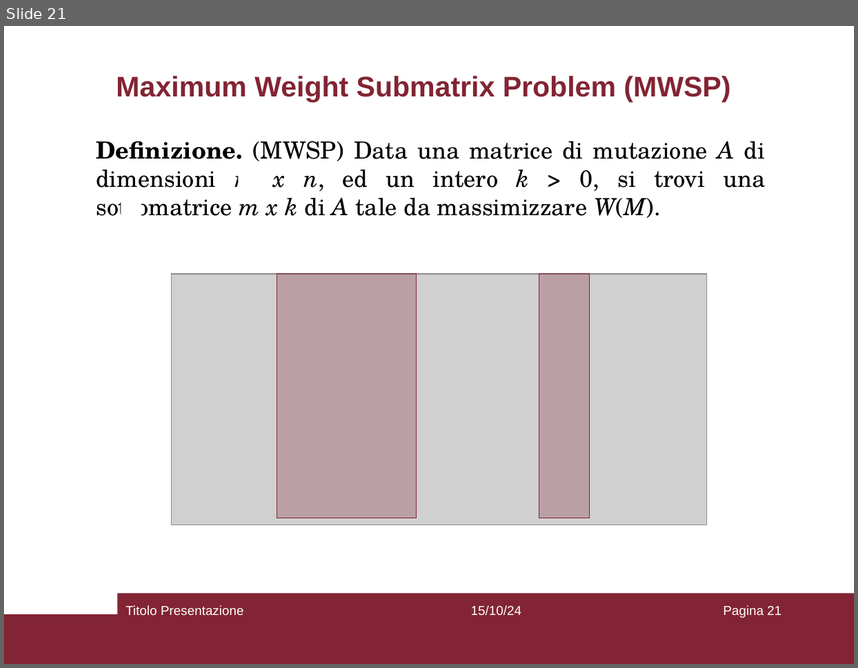
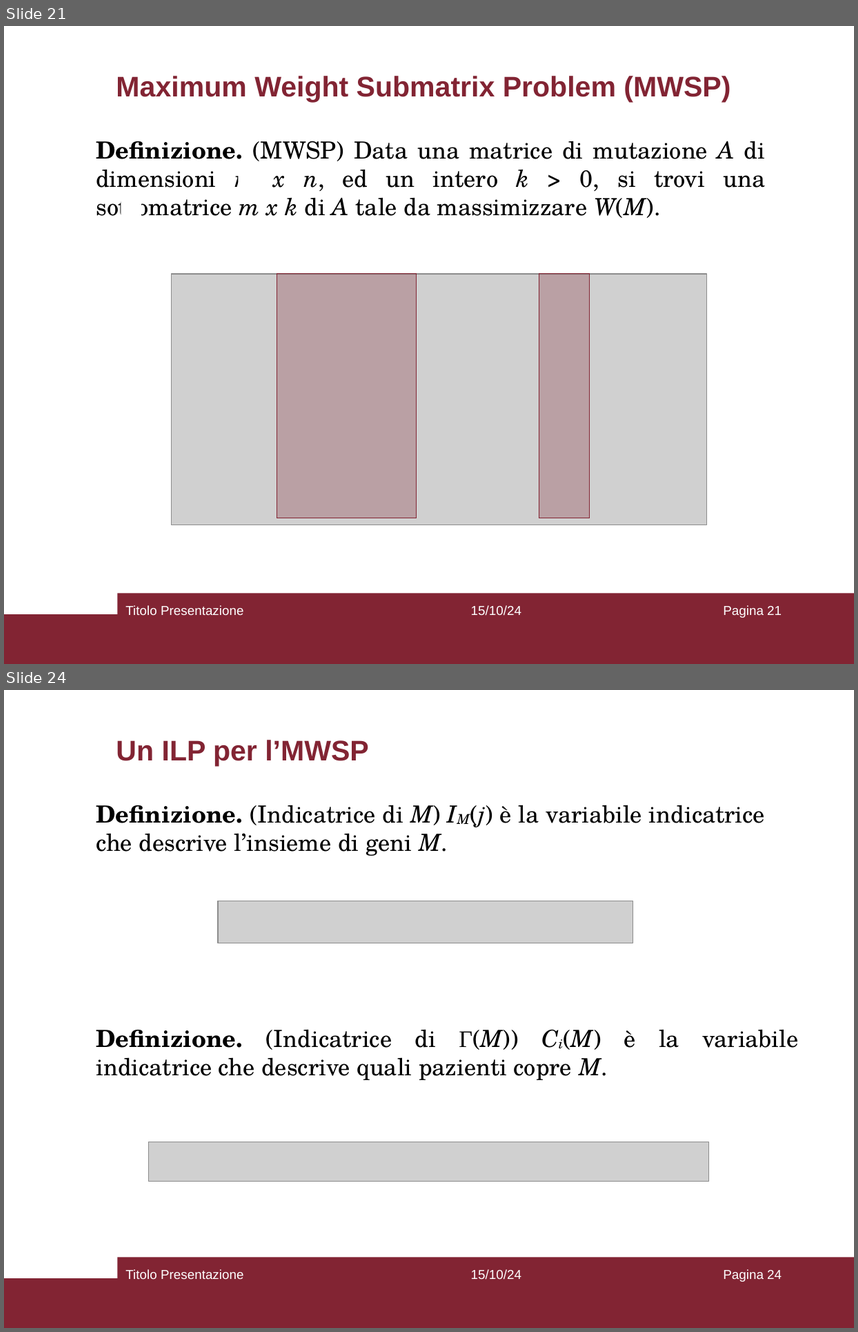
Before and after one commit to aflaag/bsc-thesis, a slide deck: presentation/slides.odp. Shown one above the other, each under a label of ours: slide 21 before the commit, slides 21 and 24 after it; the slides between them are not shown. The pictures are 858x668 and 858x1332 pixels, drawn with LibreOffice and Linux fonts; fonts in the diff are those of the drawing; grey boxes stand for pictures; background and template pictures are left out. Boxes give left, top, right and bottom in pixels: in the first picture for what was removed or moved away, otherwise in the second. Text is boxed around its words. In the diff, an @@ line names an element or a change of style, - is before the commit and + after.

```diff
--- a/presentation/slides.odp
+++ b/presentation/slides.odp
@@ slide 24 added at [4,690,854,1328], background #FFFFFF; not listed: 2 template elements that a slide beside it also shows @@
@@ title added at [116,740,368,766], 24 pt, text #822433, bold @@
+Un ILP per l’MWSP
@@ text added at [96,805,765,856], 20 pt, text #000000 @@
+Definizione. (Indicatrice di M) IM(j) è la variabile indicatrice che descrive l’insieme di geni M.
@@ picture added at [218,901,633,943] @@
@@ rectangle added at [121,955,142,984], fill #FFFFFF @@
@@ text added at [96,1029,799,1080], 20 pt, text #000000 @@
+Definizione. (Indicatrice di Γ(M)) Ci(M) è la variabile indicatrice che descrive quali pazienti copre M.
@@ rectangle added at [121,1079,142,1108], fill #FFFFFF @@
@@ picture added at [148,1141,708,1181] @@
@@ text added at [125,1269,243,1279], 11 pt, text #FFFFFF @@
+Titolo Presentazione
@@ text added at [471,1269,522,1279], 11 pt, text #FFFFFF @@
+15/10/24
@@ page number added at [723,1269,782,1281], 11 pt, text #FFFFFF @@
+Pagina 24
```
Also in this commit, not shown: 7 other slides added, 13 other files.
